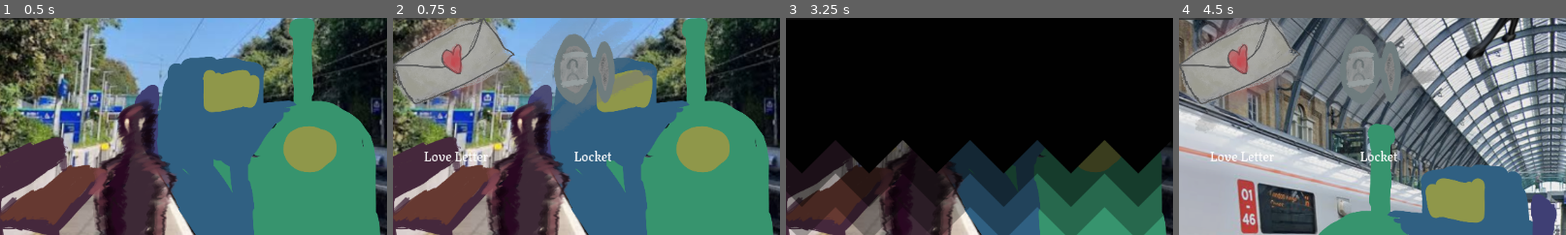
Above: before the commit, frames 1-4 (left to right).
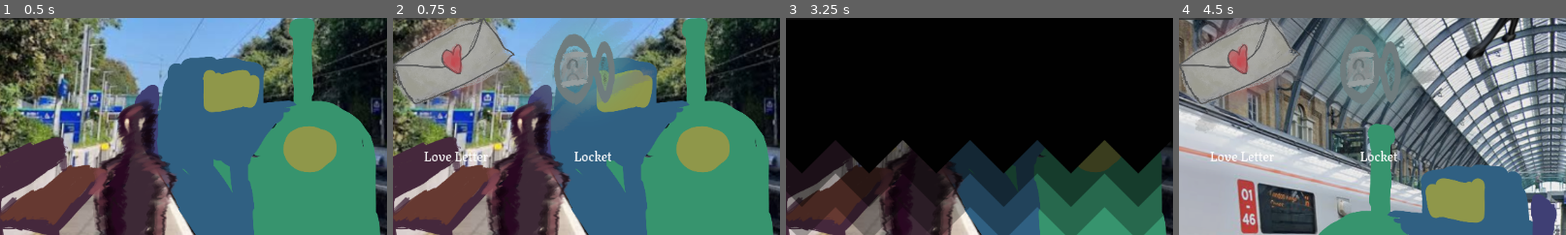
Above: after the commit, the same moments.

Repository: JCoMcL/ld59
Game: Godot game, scene res://root.tscn
Two runs of this game, one before a commit and one after it. Both use one fixed random seed, a clock stepped at 60 frames per second and the inputs below.
Inputs (mouse positions are % of the whole screen's width and height, from its top left):
- Up to frame 1 (0.5 s): no input
- Up to frame 2 (0.75 s): click (7, 12) at 0.5 s
- Up to frame 3 (3.25 s): click (7, 12) at 1.25 s; click (7, 12) at 2 s; tap Enter at 2.75 s; move the mouse to (13, 67) at 2.77 s; click (13, 67) at 2.92 s
- Up to frame 4 (4.5 s): move the mouse to (40, 62) at 3.52 s; click (40, 62) at 3.67 s; click (7, 12) at 4.27 s
The pictures show only the part of the screen within x 7-57%, y 24-74%; the shares and areas given below are measured in that part.

Frame 1 is identical in both runs. In frame 2, 0.5% of the frame differs, in the area x 43-58%, y 12-35%; in frame 3, nothing differs; in frame 4, 0.9%, in the area x 40-60%, y 3-36%.

Commit message:
Added bad ui icon

Diff:
--- a/ui/autoscroll.gd
+++ b/ui/autoscroll.gd
@@ -15,7 +15,6 @@
 		var prev_scroll = scroll_vertical
 		var scroll_amount = ceil(scroll_speed * delta)
 		scroll_vertical += scroll_amount
-		print("prev: %d, curr: %d, expected %d" % [prev_scroll, scroll_vertical, prev_scroll+scroll_amount])
 		if auto_disable and scroll_vertical < (prev_scroll + scroll_amount):
 
 			autoscroll_enabled = false
Not shown, added: ui/inventoryicon.png.import
Binary file changed: ui/locket.png
Not shown, added: ui/inventoryicon.png
Not shown, changed: ui/locket.kra
